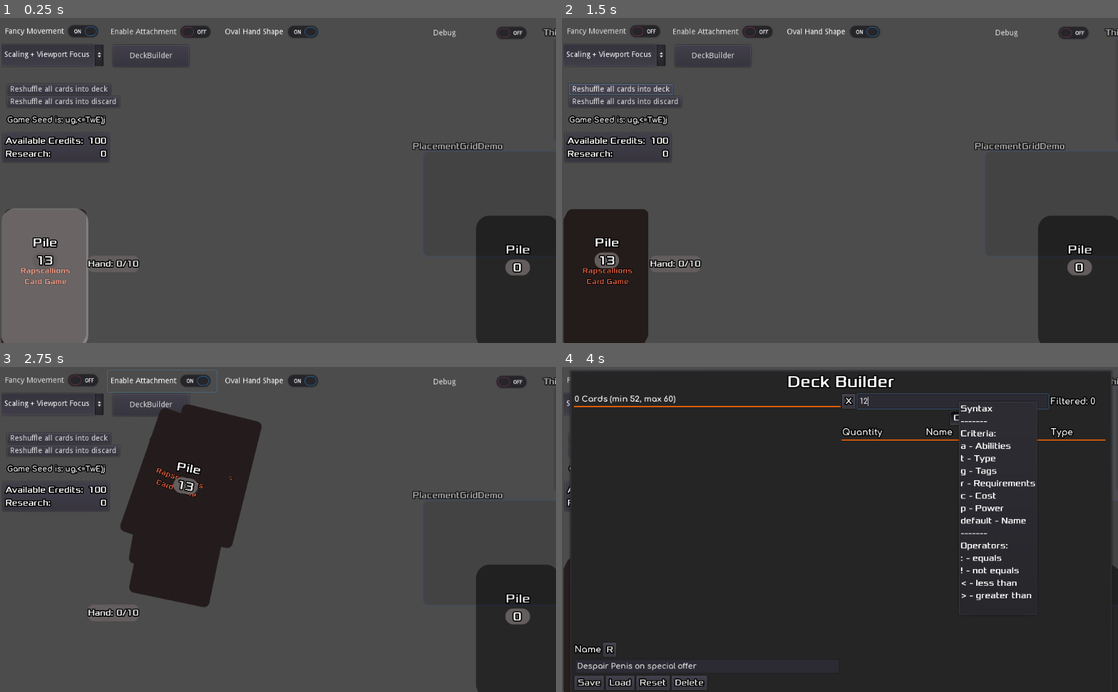
Above: before the commit, frames 1-4 (two rows, left to right).
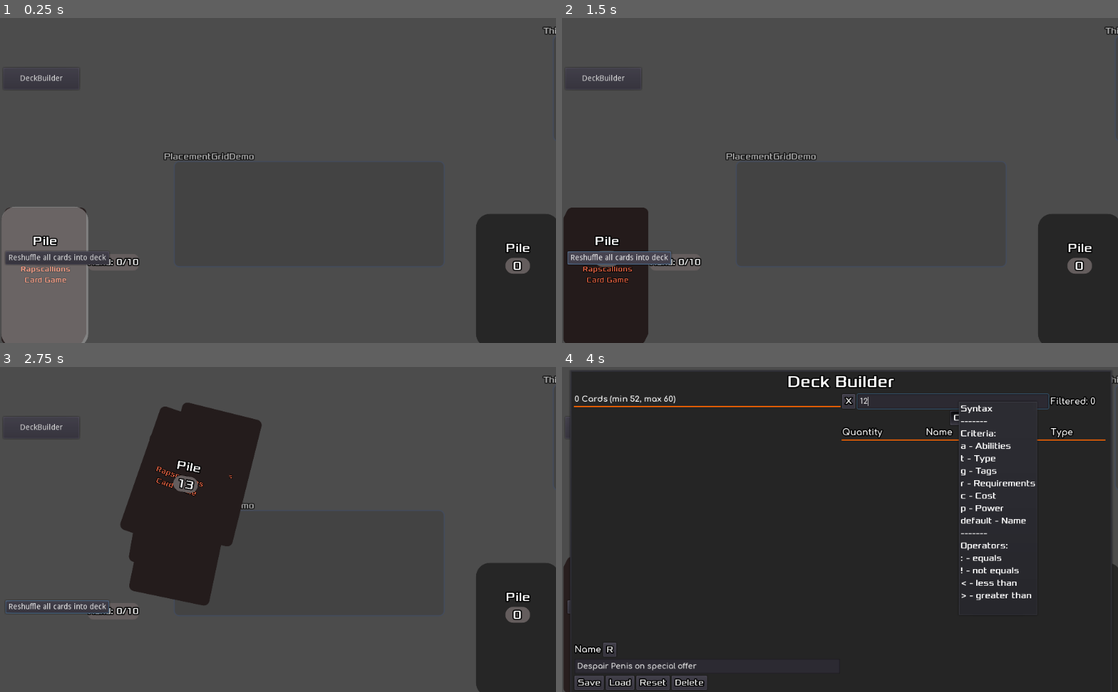
Above: after the commit, the same moments.

Repository: jonjelinek/godot-card-game
Game: Godot game, scene res://src/new_card_game/Main.tscn
Two runs of this game, one before a commit and one after it. Both use one fixed random seed, a clock stepped at 60 frames per second and the inputs below. This scene is started directly instead of the project's main scene.
Inputs (mouse positions are in pixels of both pictures, inside the frame that each line leads up to):
- Up to frame 1 (0.25 s): no input
- Up to frame 2 (1.5 s): click (612, 31) at 0.5 s, where only the run before the commit has a clickable "Fancy Movement"; click "Reshuffle all cards into deck" at 1.25 s
- Up to frame 3 (2.75 s): click (161, 380) at 2 s, where only the run before the commit has a clickable "Enable Attachment"
- Up to frame 4 (4 s): click "DeckBuilder" at 2.75 s; click (951, 402) at 3.52 s; type "12" at 3.6 s

The runs differ from the first frame. In frame 1, 4.6% of the frame differs, in the area x 0-100%, y 2-100%; in frame 2, 4.7%; in frame 3, 4.3%; in frame 4, less than 0.1%.

Commit message:
small tweaks

Diff:
--- a/src/new_card_game/Board.tscn
+++ b/src/new_card_game/Board.tscn
@@ -30,7 +30,9 @@
 anchor_right = 1.0
 anchor_bottom = 1.0
 margin_left = 1.0
-margin_right = 1.0
+margin_top = -3.0
+margin_right = 268.0
+margin_bottom = 131.0
 mouse_filter = 2
 script = ExtResource( 5 )
 __meta__ = {
@@ -57,12 +59,16 @@
 excess_cards = 0
 
 [node name="Counters" parent="." instance=ExtResource( 6 )]
-margin_top = 205.0
-margin_bottom = 219.0
+margin_left = -266.0
+margin_top = 194.0
+margin_right = -252.0
+margin_bottom = 208.0
 
 [node name="FancyMovementToggle" type="CheckButton" parent="."]
-margin_right = 12.0
-margin_bottom = 20.0
+margin_left = -271.0
+margin_top = 71.0
+margin_right = -82.0
+margin_bottom = 111.0
 pressed = true
 text = "Fancy Movement"
 __meta__ = {
@@ -70,20 +76,20 @@
 }
 
 [node name="EnableAttach" type="CheckButton" parent="."]
-margin_left = 194.978
-margin_top = 1.33486
-margin_right = 395.978
-margin_bottom = 41.3349
+margin_left = -266.022
+margin_top = 35.3349
+margin_right = -65.022
+margin_bottom = 75.3349
 text = "Enable Attachment"
 __meta__ = {
 "_edit_use_anchors_": false
 }
 
 [node name="ScalingFocusOptions" type="OptionButton" parent="."]
-margin_left = -1.33484
-margin_top = 44.0497
-margin_right = 187.665
-margin_bottom = 84.0497
+margin_left = -269.335
+margin_top = 118.05
+margin_right = -80.335
+margin_bottom = 158.05
 pressed = true
 text = "Scaling + Viewport Focus"
 items = [ "Scaling Focus", null, false, 0, null, "Viewport Focus", null, false, 1, null, "Scaling + Viewport Focus", null, false, 2, null ]
@@ -93,30 +99,30 @@
 }
 
 [node name="ReshuffleAllDeck" type="Button" parent="."]
-margin_left = 9.89948
-margin_top = 116.762
-margin_right = 200.899
-margin_bottom = 136.762
+margin_left = 7.0
+margin_top = 429.0
+margin_right = 198.0
+margin_bottom = 453.0
 text = "Reshuffle all cards into deck"
 __meta__ = {
 "_edit_use_anchors_": false
 }
 
 [node name="ReshuffleAllDiscard" type="Button" parent="."]
-margin_left = 9.89948
-margin_top = 140.334
-margin_right = 200.899
-margin_bottom = 160.334
+margin_left = 1074.9
+margin_top = 433.334
+margin_right = 1281.9
+margin_bottom = 453.334
 text = "Reshuffle all cards into discard"
 __meta__ = {
 "_edit_use_anchors_": false
 }
 
 [node name="OvalHandToggle" type="CheckButton" parent="."]
-margin_left = 405.31
-margin_top = 1.12245
-margin_right = 594.31
-margin_bottom = 41.1225
+margin_left = -274.69
+margin_top = 225.122
+margin_right = -85.69
+margin_bottom = 265.122
 pressed = true
 text = "Oval Hand Shape"
 __meta__ = {
@@ -124,20 +130,20 @@
 }
 
 [node name="DeckBuilder" type="Button" parent="."]
-margin_left = 205.0
-margin_top = 45.0
-margin_right = 345.0
-margin_bottom = 85.0
+margin_left = 3.0
+margin_top = 90.0
+margin_right = 143.0
+margin_bottom = 130.0
 text = "DeckBuilder"
 __meta__ = {
 "_edit_use_anchors_": false
 }
 
 [node name="Debug" type="CheckButton" parent="."]
-margin_left = 789.192
-margin_top = 3.36737
-margin_right = 978.192
-margin_bottom = 43.3674
+margin_left = -268.808
+margin_top = 268.367
+margin_right = -79.808
+margin_bottom = 308.367
 pressed = true
 text = "Debug"
 __meta__ = {
@@ -145,10 +151,10 @@
 }
 
 [node name="PlacementGridDemo" parent="." instance=ExtResource( 7 )]
-margin_left = 775.0
-margin_top = 240.0
-margin_right = 1274.0
-margin_bottom = 436.0
+margin_left = 317.0
+margin_top = 262.0
+margin_right = 816.0
+margin_bottom = 458.0
 highlight = Color( 0.985156, 0, 1.3, 1.3 )
 
 [node name="ModifiedLabelGrid" parent="." instance=ExtResource( 8 )]
@@ -158,10 +164,10 @@
 margin_bottom = 226.0
 
 [node name="SeedLabel" type="Label" parent="."]
-margin_left = 10.0
-margin_top = 175.0
-margin_right = 265.0
-margin_bottom = 200.0
+margin_left = -270.0
+margin_top = 171.0
+margin_right = -15.0
+margin_bottom = 196.0
 custom_fonts/font = SubResource( 2 )
 text = "Game Seed is: "
 __meta__ = {
--- a/src/new_card_game/CardFront.tscn
+++ b/src/new_card_game/CardFront.tscn
@@ -38,16 +38,14 @@
 
 [sub_resource type="DynamicFont" id=6]
 size = 11
-outline_size = 2
+outline_size = 1
 outline_color = Color( 0, 0, 0, 1 )
-use_filter = true
 font_data = ExtResource( 1 )
 
 [sub_resource type="DynamicFont" id=7]
 size = 12
-outline_size = 2
+outline_size = 1
 outline_color = Color( 0, 0, 0, 1 )
-use_filter = true
 font_data = ExtResource( 1 )
 
 [sub_resource type="DynamicFont" id=8]
--- a/src/new_card_game/cards/CreatureFront.tscn
+++ b/src/new_card_game/cards/CreatureFront.tscn
@@ -5,7 +5,7 @@
 [ext_resource path="res://src/new_card_game/cards/CreatureFront.gd" type="Script" id=3]
 
 [sub_resource type="StyleBoxFlat" id=3]
-bg_color = Color( 0.101961, 0.490196, 0.0862745, 1 )
+bg_color = Color( 0.494118, 0.0980392, 0.0980392, 1 )
 corner_radius_top_left = 10
 corner_radius_top_right = 10
 corner_radius_bottom_right = 10
@@ -24,6 +24,16 @@
 custom_styles/panel = SubResource( 3 )
 script = ExtResource( 3 )
 
+[node name="CardText" parent="Margin" index="0"]
+margin_bottom = 242.0
+
+[node name="Abilities" parent="Margin/CardText" index="4"]
+margin_bottom = 225.0
+
+[node name="HB" parent="Margin/CardText" index="5"]
+margin_top = 229.0
+margin_bottom = 242.0
+
 [node name="Power" parent="Margin/CardText/HB" index="1"]
 margin_right = 93.0
 
